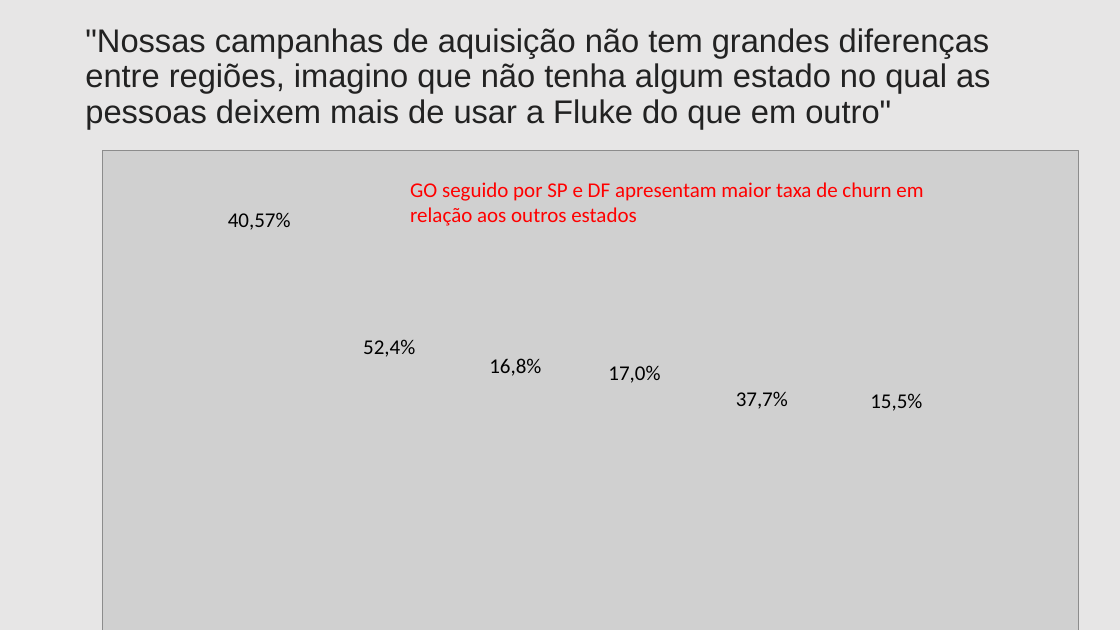
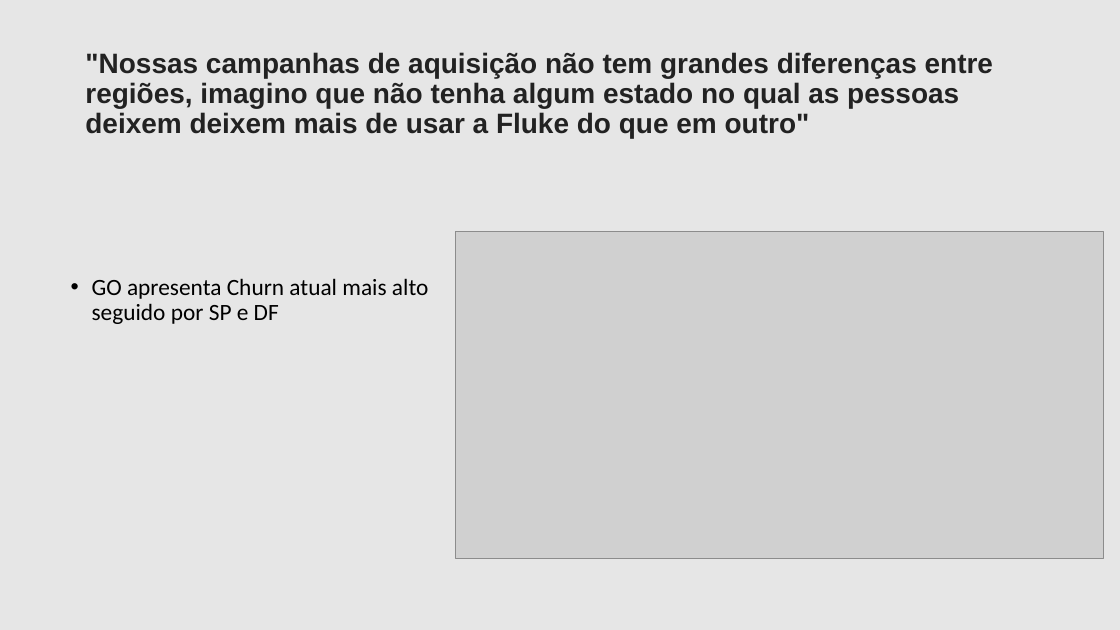
Before and after one commit to filipeaguiarrod/Fluke-Case, a slide deck: slide 8 of Churn_Case.pptx. Drawn at 1120x630 pixels with LibreOffice and Linux fonts; fonts in the diff are those of the drawing; grey boxes stand for pictures. Boxes give left, top, right and bottom in pixels: in the first picture for what was removed or moved away, otherwise in the second. Text is boxed around its words. In the diff, an @@ line names an element or a change of style, - is before the commit and + after.

```diff
--- a/Churn_Case.pptx
+++ b/Churn_Case.pptx
@@ background #E7E6E6 to #E6E6E6 @@
@@ text ""Nossas campanhas de aquisição não ..." at <box>85,52,993,138</box>: vertical alignment top to middle @@
@@ text at <box>85,52,993,138</box>: text changed; size 28 to 24 pt; bold on @@
-"Nossas campanhas de aquisição não tem grandes diferenças entre regiões, imagino que não tenha algum estado no qual as pessoas deixem mais de usar a Fluke do que em outro"
+"Nossas campanhas de aquisição não tem grandes diferenças entre regiões, imagino que não tenha algum estado no qual as pessoas deixem deixem mais de usar a Fluke do que em outro"
@@ picture removed at <box>103,150,1079,630</box> @@
@@ text removed at <box>410,182,923,226</box> @@
-GO seguido por SP e DF apresentam maior taxa de churn em relação aos outros estados
@@ text removed at <box>228,212,291,230</box> @@
-40,57%
@@ picture added at <box>455,232,1103,559</box> @@
@@ text added at <box>92,278,428,324</box>, 20 pt, text #000000 @@
+• GO apresenta Churn atual mais alto seguido por SP e DF
@@ text removed at <box>363,339,415,357</box> @@
-52,4%
@@ text removed at <box>489,358,541,376</box> @@
-16,8%
@@ text removed at <box>608,365,660,383</box> @@
-17,0%
@@ text removed at <box>736,391,788,409</box> @@
-37,7%
@@ text removed at <box>870,393,922,411</box> @@
-15,5%
```
Also in this commit, not shown: 8 other slides changed, 5 other files.
